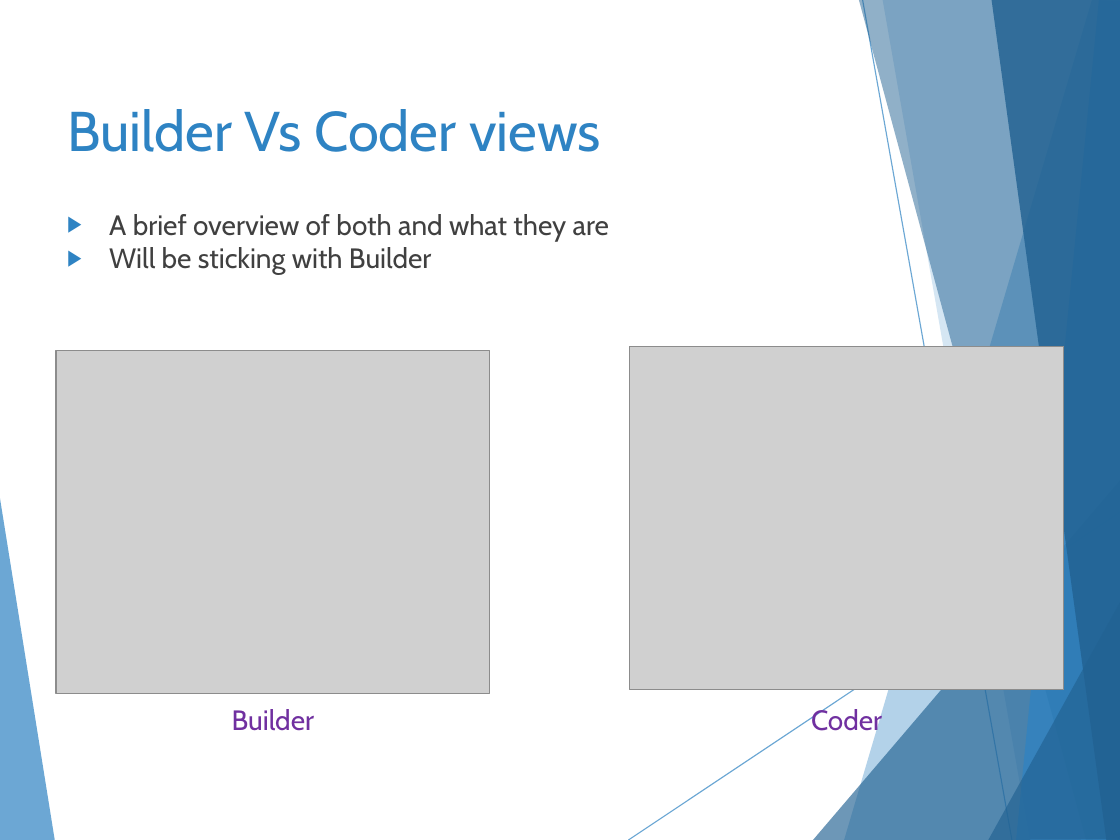
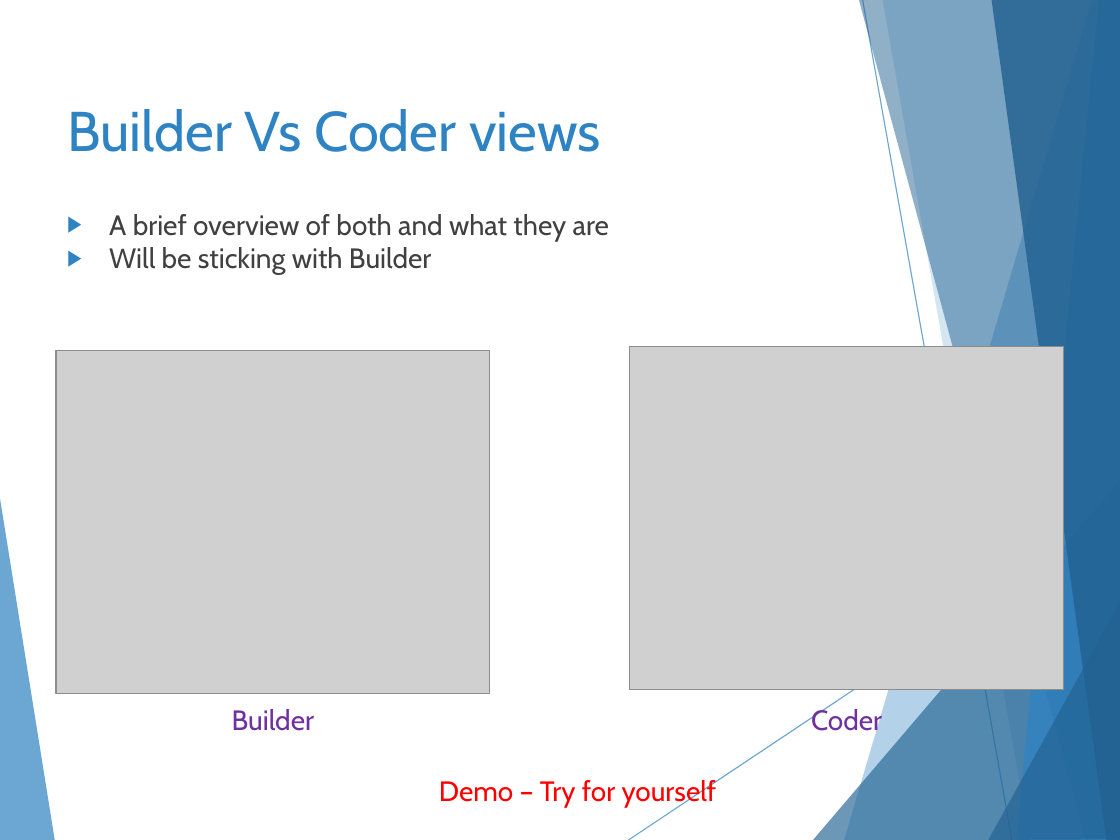
Before and after one commit to hlmpsy/psychopy_training, a slide deck: slide 9 of PsychoPy-Part1/PsychoPy-part1.pptx. Drawn at 1120x840 pixels with LibreOffice and Linux fonts; fonts in the diff are those of the drawing; grey boxes stand for pictures. Boxes give left, top, right and bottom in pixels: in the first picture for what was removed or moved away, otherwise in the second. Text is boxed around its words. In the diff, an @@ line names an element or a change of style, - is before the commit and + after.

```diff
--- a/PsychoPy-Part1/PsychoPy-part1.pptx
+++ b/PsychoPy-Part1/PsychoPy-part1.pptx
@@ text added at (439,780,717,807), 18 pt, text #FF0000 @@
+Demo – Try for yourself
```
Also in this commit, not shown: 5 other slides changed, 1 slide added, 18 other files.
